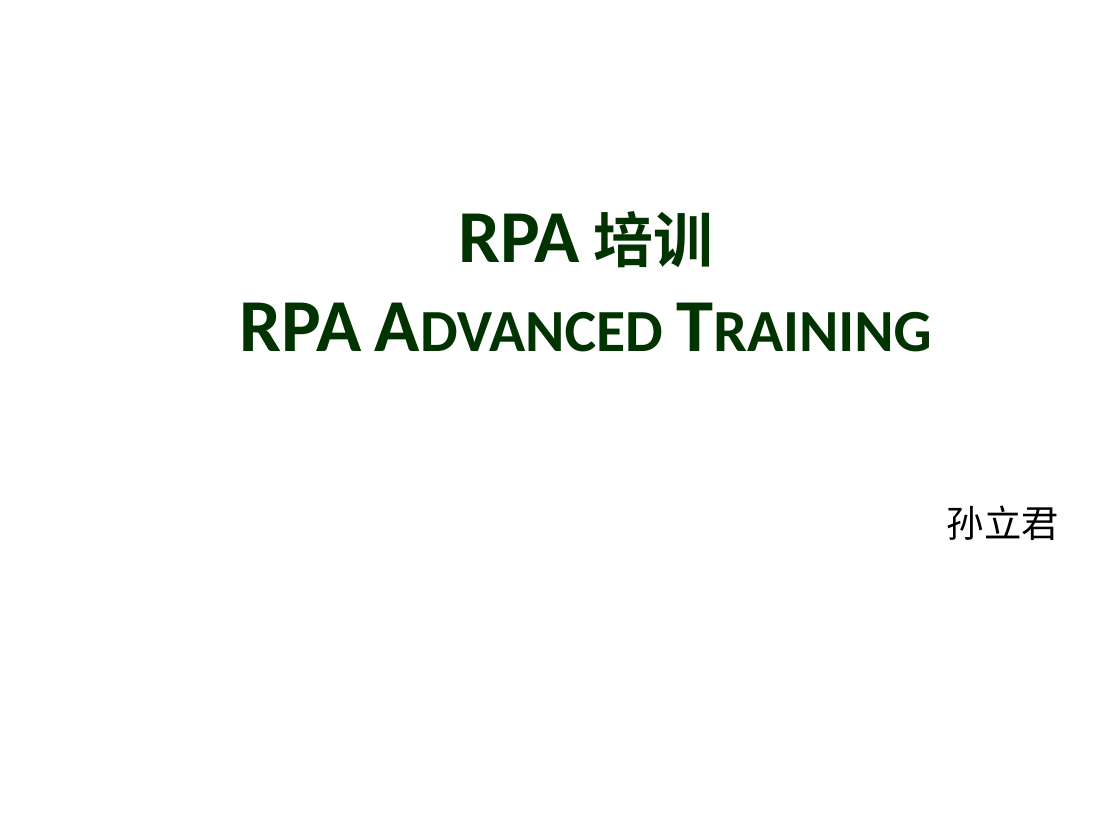
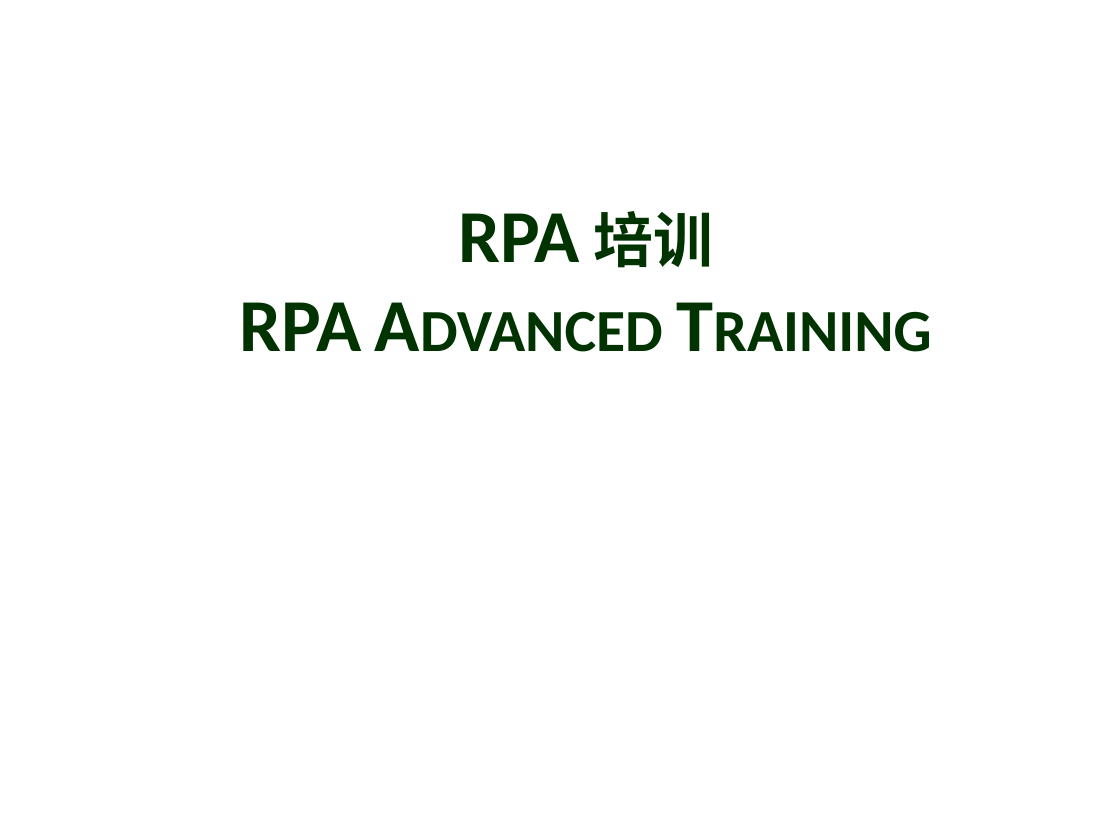
Before and after one commit to uipath-learn/docs, a slide deck: slide 1 of RPA Training.pptx. Drawn at 1120x840 pixels with LibreOffice and Linux fonts; fonts in the diff are those of the drawing; background and template pictures are left out. Boxes give left, top, right and bottom in pixels: in the first picture for what was removed or moved away, otherwise in the second. Text is boxed around its words. In the diff, an @@ line names an element or a change of style, - is before the commit and + after.

```diff
--- a/RPA Training.pptx
+++ b/RPA Training.pptx
@@ subtitle removed at [947, 505, 1059, 540] @@
-孙立君
```
